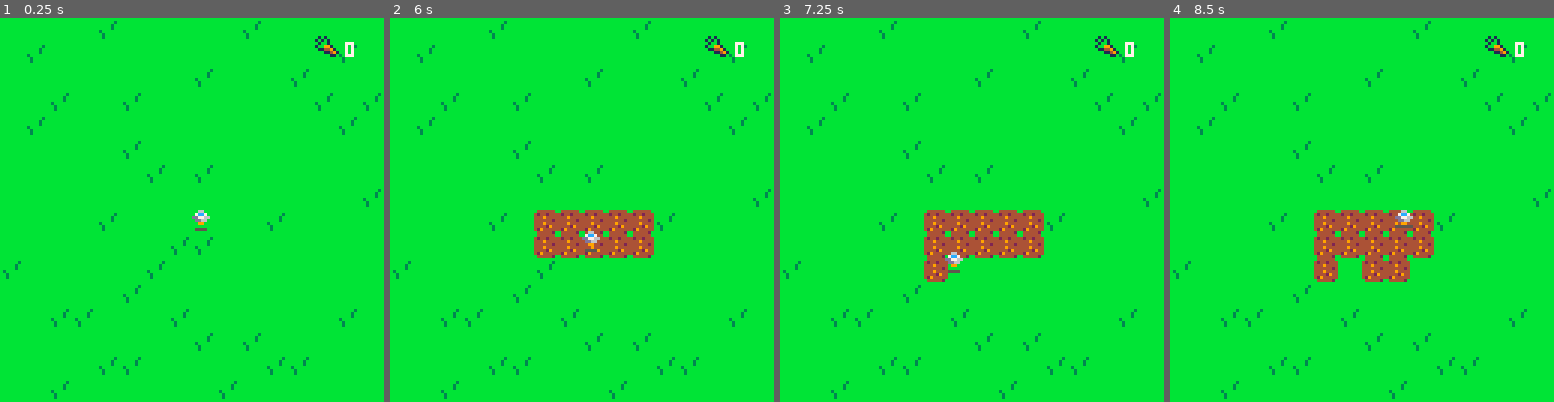
Above: before the commit, frames 1-4 (left to right).
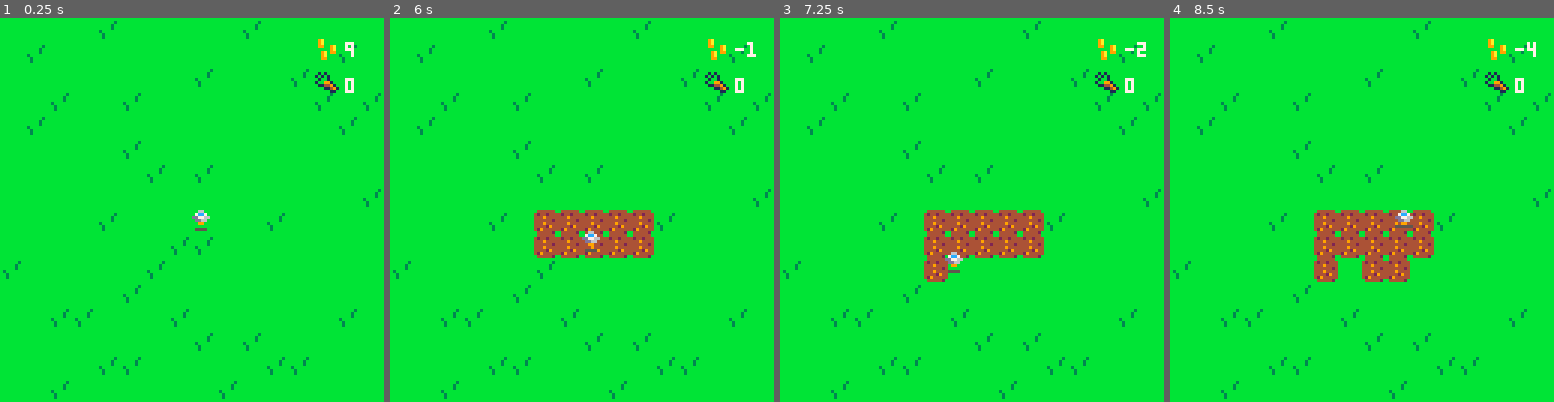
Above: after the commit, the same moments.

Repository: ritasker/SunDropHill
Game: PICO-8 cartridge sundrop_hill.p8
The game is run twice, just before and just after one commit, with the same random seed, the same clock (stepped at 60 frames per second) and the same inputs.
Inputs:
- Up to frame 1 (0.25 s): no input
- Up to frame 2 (6 s): tap O (Z key) at 0.33, 0.7, 1.43, 2.22, 3.1, 3.98, 4.87, 5.75 s; tap X (X key) at 1.07, 2.07, 2.4, 2.73, 3.07, 3.4, 3.73, 4.07, 4.4, 4.73, 5.07, 5.4, 5.73 s; hold Left 1.97-2.37 s; hold Down 2.42-2.82 s; hold Right 2.87-3.53 s; hold Up 3.58-4.08 s; hold Right 4.13-4.53 s; hold Down 4.58-5.08 s; hold Left 5.13-5.8 s; hold Up from 5.85 s (still down)
- Up to frame 3 (7.25 s): tap X (X key) every 0.33 s from 6.07 to 7.07 s; release Up at 6.18 s; hold Left 6.23-6.63 s; tap O (Z key) at 6.63 s; hold Down 6.68-7.08 s; hold Right from 7.13 s (still down)
- Up to frame 4 (8.5 s): tap X (X key) every 0.33 s from 7.4 to 8.4 s; tap O (Z key) at 7.52, 8.4 s; release Right at 7.8 s; hold Up 7.85-8.35 s; hold Right from 8.4 s (still down)

The runs differ from the first frame. In frame 1, 0.4% of the frame differs, in the area x 82-93%, y 4-20%; in frame 2, 0.5%; in frame 3, 0.5%, in the area x 82-96%, y 4-20%; in frame 4, 0.5%.

Commit message:
Add inventory and move plant and harvest functions to map file

Diff:
--- a/entities/crops.lua
+++ /dev/null
@@ -1,44 +0,0 @@
-function icrops()
-  seeds={}
-  crops={}
-end
-
-function ucrops()
-  grow_seeds()
-  grow_crops()
-end
-
-function dcrops()
-
-end
-
-function grow_seeds()
-  for s in all(seeds) do
-    s.tig+=1
-
-    if s.tig>s.si then
-      mset(s.x,s.y,4)
-      add(crops, {
-        x=s.x,
-        y=s.y,
-        tig=0,
-        si=300+rnd(300),
-        grown=false
-      })
-      del(seeds, s)
-    end
-  end
-end
-
-function grow_crops()
-  for c in all(crops) do
-    if c.grown==false then
-      c.tig+=1
-
-      if c.tig>c.si then
-        mset(c.x,c.y,5)
-        c.grown=true
-      end
-    end
-  end
-end
--- /dev/null
+++ b/entities/inventory.lua
@@ -0,0 +1,24 @@
+function iinv()
+    inv={
+    carrots=0,
+    seeds=9
+    }
+end
+
+function uinv()
+end
+
+function dinv()
+    rnd_carrots()
+    rnd_seeds()
+end
+
+function rnd_carrots()
+    spr(18, 105, 18)
+    print(inv.carrots, 115, 20, 7)
+end
+
+function rnd_seeds()
+    spr(19, 105, 6)
+    print(inv.seeds, 115, 8, 7)
+end
--- a/entities/map.lua
+++ b/entities/map.lua
@@ -1,4 +1,27 @@
 function imap()
+    crops={}
+    gen_map()
+end
+
+function umap()
+  for c in all(crops) do
+    if rnd()>=0.6 and c.sp<5 then
+      c.tig+=1
+      if c.tig >= c.si then
+        c.tig=0
+        c.sp+=1
+      end
+    end
+    mset(c.x,c.y,c.sp)
+  end
+end
+
+function dmap()
+    cls(11)
+    map()
+end
+
+function gen_map()
     for x=0,128 do
         for y=0,128 do
             if rnd()<0.1 then
@@ -8,7 +31,37 @@
     end
 end
 
-function dmap()
-    cls(11)
-    map()
-end
+function harvest()
+    local ptx=flr((plr.x+4)/8)
+    local pty=flr((plr.y+4)/8)
+
+    plr.ply_ani=true
+
+    if fget(mget(ptx, pty), 2) then
+      for c in all(crops) do
+        if c.x==ptx and c.y==pty then
+          c.sp=2
+          inv.carrots+=1
+          inv.seeds+=2
+        end
+      end
+    end
+  end
+
+  function plant()
+    local ptx=flr((plr.x+4)/8)
+    local pty=flr((plr.y+4)/8)
+
+    plr.ply_ani=true
+
+    if fget(mget(ptx, pty), 1) then
+      add(crops,{
+        x=ptx,
+        y=pty,
+        sp=3,
+        tig=0,
+        si=300+rnd(300)
+      })
+      inv.seeds-=1
+    end
+  end
--- a/entities/player.lua
+++ b/entities/player.lua
@@ -3,26 +3,25 @@
   plr={
     x=63,
     y=63,
-    carrots=0,
     sp=12,
     ani_spd=1,
     ani_tmr=0
   }
 end
 
-function uplr() -- add new sprits for movement directions
+function uplr()
   if btn(➡️) then
-    plr.x+=1
+    plr.x += 1
   elseif btn(⬅️) then
-    plr.x-=1
+    plr.x -= 1
   elseif btn(⬆️) then
-    plr.y-=1
+    plr.y -= 1
   elseif btn(⬇️) then
-    plr.y+=1
+    plr.y += 1
   end
 
   if btn(❎) then
-    plant_seed()
+    plant()
   end
 
   if btn(🅾️) then
@@ -46,41 +45,4 @@
 
 function dplr()
   spr(plr.sp,plr.x,plr.y)
-  spr(18, 105, 6)
-  print(plr.carrots, 115, 8, 7)
 end
-
-function plant_seed()
-  local ptx=flr((plr.x+4)/8)
-  local pty=flr((plr.y+4)/8)
-
-  plr.ply_ani=true
-
-  if fget(mget(ptx, pty), 1) then
-    mset(ptx,pty,3)
-    add(seeds,{
-      x=ptx,
-      y=pty,
-      tig=0,
-      si=300+rnd(300)
-    })
-  end
-end
-
-function harvest()
-  local ptx=flr((plr.x+4)/8)
-  local pty=flr((plr.y+4)/8)
-
-  plr.ply_ani=true
-
-  if fget(mget(ptx, pty), 2) then
-    mset(ptx,pty,2)
-
-    for c in all(crops) do
-      if c.x==ptx and c.y==pty then
-        del(crops, c)
-        plr.carrots+=1
-      end
-    end
-  end
-end
--- a/sundrop_hill.p8
+++ b/sundrop_hill.p8
@@ -2,25 +2,26 @@
 version 42
 __lua__
 #include entities/map.lua
-#include entities/crops.lua
+#include entities/inventory.lua
 #include entities/player.lua
 
 
 function _init()
   imap()
   iplr()
-  icrops()
+  iinv()
 end
 
 function _update()
- uplr()
- ucrops()
+  umap()
+  uplr()
+  uinv()
 end
 
 function _draw()
- dmap()
- dplr()
- dcrops()
+  dmap()
+  dplr()
+  dinv()
 end
 
 
